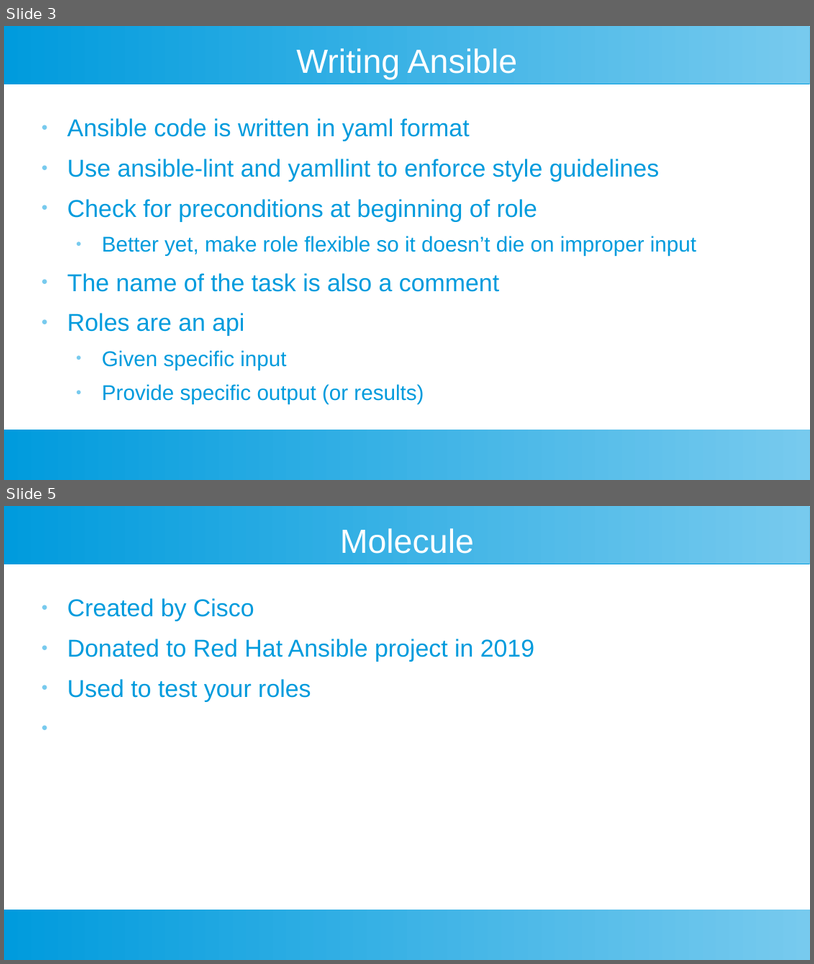
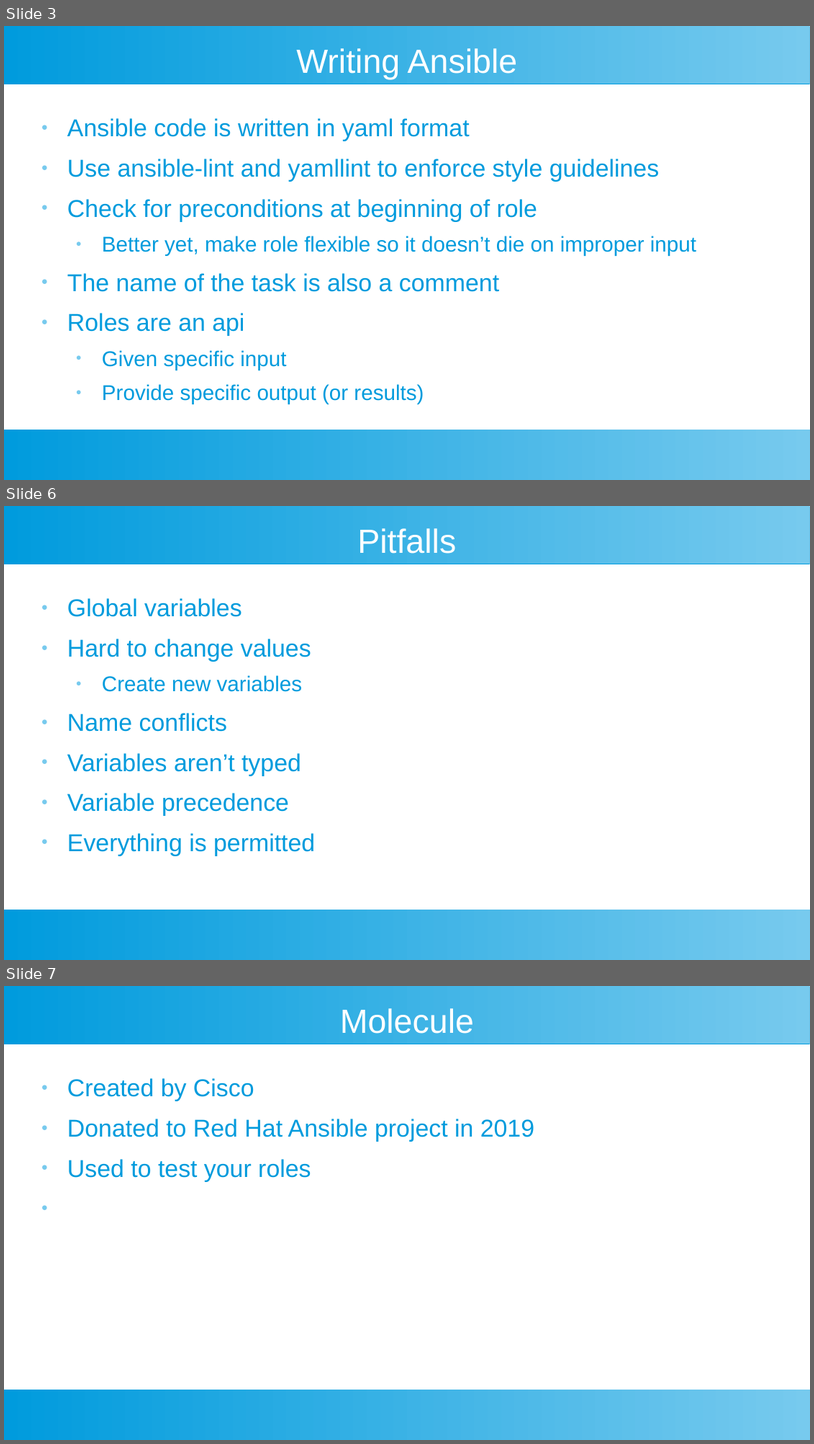
Before and after one commit to riffraff169/ansible-training, a slide deck: docs/ansible-slides.pptx. Shown one above the other, each under a label of ours: slides 3 and 5 before the commit, slides 3, 6 and 7 after it; the slides between them are not shown. The pictures are 814x964 and 814x1444 pixels, drawn with LibreOffice and Linux fonts; fonts in the diff are those of the drawing. Boxes give left, top, right and bottom in pixels: in the first picture for what was removed or moved away, otherwise in the second. Text is boxed around its words. In the diff, an @@ line names an element or a change of style, - is before the commit and + after.

```diff
--- a/docs/ansible-slides.pptx
+++ b/docs/ansible-slides.pptx
@@ slide 6 added at [4, 506, 810, 960], background #FFFFFF; not listed: 2 template elements that a slide beside it also shows @@
@@ text added at [358, 528, 456, 554], 33 pt, text #FFFFFF @@
+Pitfalls
@@ text added at [67, 598, 315, 856], 24 pt, text #009BDD @@
+● Global variables
+● Hard to change values
+  ● Create new variables
+● Name conflicts
+● Variables aren’t typed
+● Variable precedence
+● Everything is permitted
@@ what was slide 5 is now slide 7 @@
```
Also in this commit, not shown: 1 slide changed, 1 other slide added, 1 other file.
